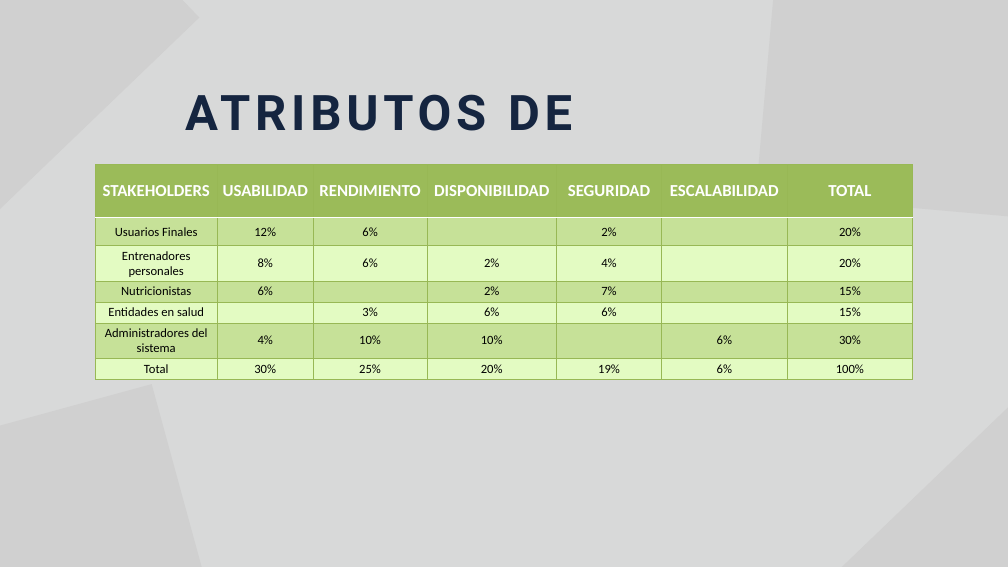
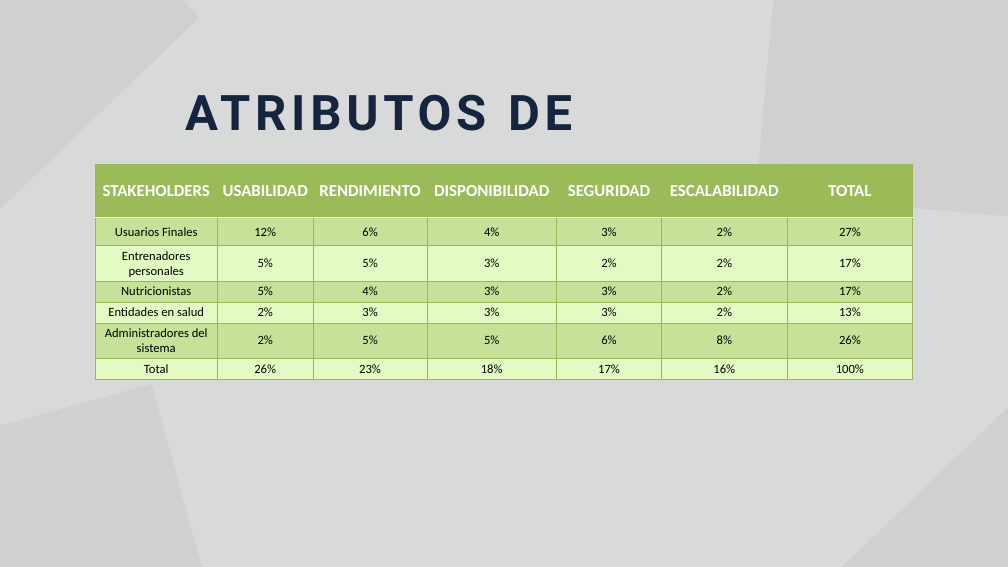
Before and after one commit to Jucer74/SoftwareArchitecture, a slide deck: slide 6 of Project/Context/NutrIA.context.pptx. Drawn at 1008x567 pixels with LibreOffice and Linux fonts; fonts in the diff are those of the drawing; grey boxes stand for pictures. Boxes give left, top, right and bottom in pixels: in the first picture for what was removed or moved away, otherwise in the second. Text is boxed around its words. In the diff, an @@ line names an element or a change of style, - is before the commit and + after.

```diff
--- a/Project/Context/NutrIA.context.pptx
+++ b/Project/Context/NutrIA.context.pptx
@@ table at (95, 164, 912, 380) @@
-row 2: Usuarios Finales | 12% | 6% |  | 2% |  | 20%
+row 2: Usuarios Finales | 12% | 6% | 4% | 3% | 2% | 27%
-row 3: Entrenadores personales | 8% | 6% | 2% | 4% |  | 20%
+row 3: Entrenadores personales | 5% | 5% | 3% | 2% | 2% | 17%
-row 4: Nutricionistas | 6% |  | 2% | 7% |  | 15%
+row 4: Nutricionistas | 5% | 4% | 3% | 3% | 2% | 17%
-row 5: Entidades en salud |  | 3% | 6% | 6% |  | 15%
+row 5: Entidades en salud | 2% | 3% | 3% | 3% | 2% | 13%
-row 6: Administradores del sistema | 4% | 10% | 10% |  | 6% | 30%
+row 6: Administradores del sistema | 2% | 5% | 5% | 6% | 8% | 26%
-row 7: Total | 30% | 25% | 20% | 19% | 6% | 100%
+row 7: Total | 26% | 23% | 18% | 17% | 16% | 100%
```
Also in this commit, not shown: 2 other slides changed.
